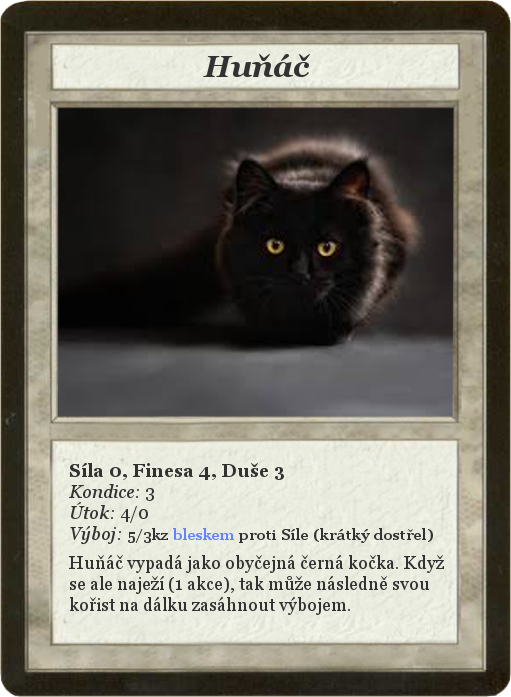
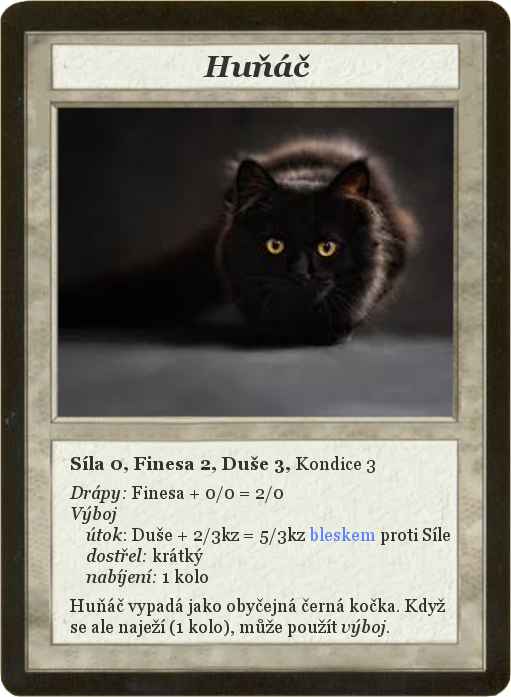
Before/after of a w=511, h=697 layered artwork. What changed in the layer stack:
renamed "Síla 0, Finesa 4, Duše 3 ..." to "Síla 0, Finesa 2, Duše 3, Kond...", painted on it over [69, 456, 450, 637]
